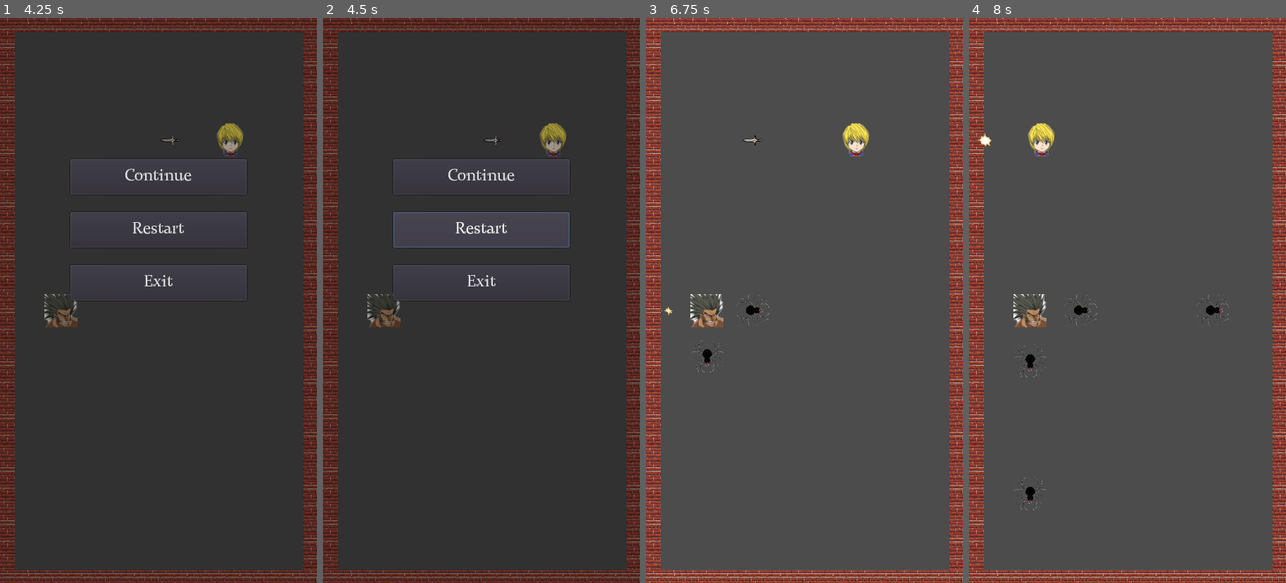
Above: before the commit, frames 1-4 (left to right).
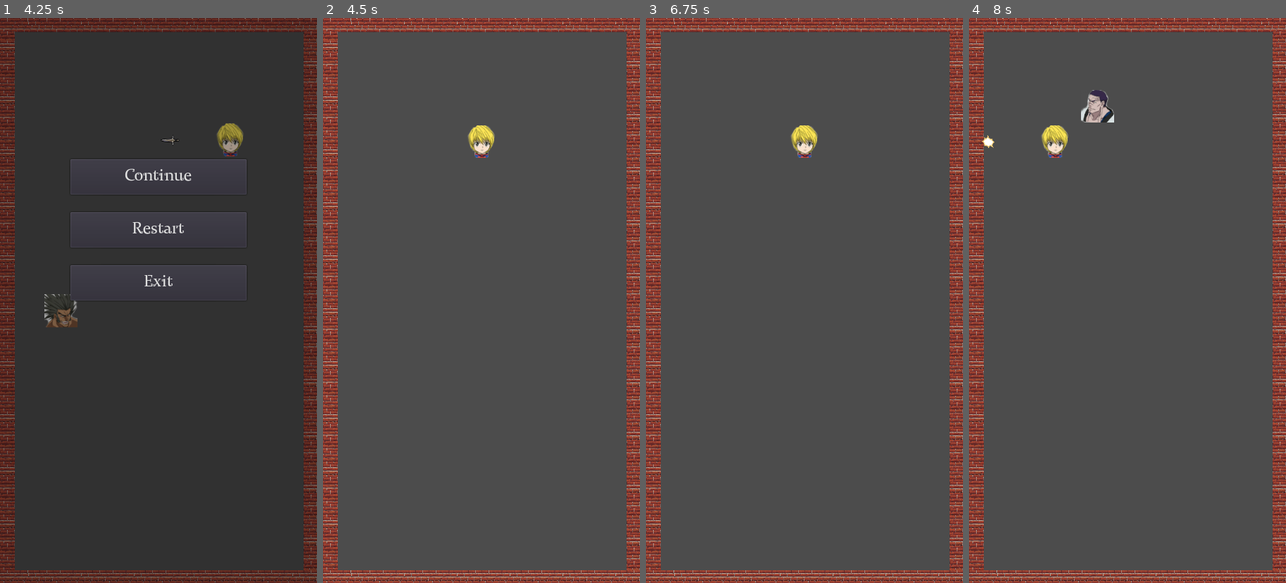
Above: after the commit, the same moments.

Repository: MarcoAntonioMendez/fanmade_kurapika_game
Game: Godot game, scene res://GameScene/GameScene.tscn
Two runs of this game, one before a commit and one after it. Both use one fixed random seed, a clock stepped at 60 frames per second and the inputs below. This scene is started directly instead of the project's main scene.
Inputs (mouse positions are in pixels of both pictures, inside the frame that each line leads up to):
- Up to frame 1 (4.25 s): tap Enter at 0.5 s; hold Right (ui_right) 0.53-1.28 s; tap Space (attack) every 0.75 s from 0.6 to 3.6 s; hold Down (ui_down) 1.28-2.03 s; hold Right (ui_right) 2.03-2.78 s; hold Up (ui_up) 2.78-3.53 s; hold Left (ui_left) from 3.53 s (still down); tap C (pause) at 4.15 s
- Up to frame 2 (4.5 s): release Left (ui_left) at 4.25 s; click "Restart" at 4.25 s
- Up to frame 3 (6.75 s): click (804, 232) at 5 s, where only the run before the commit has a clickable "Restart"; click (804, 232) at 5.75 s, where only the run before the commit has a clickable "Restart"; click (804, 176) at 6.5 s, where only the run before the commit has a clickable "Continue"
- Up to frame 4 (8 s): hold Left (ui_left) from 7.28 s (still down); tap Space (attack) at 7.35 s

Frame 1 is identical in both runs. In frame 2, 90% of the frame differs, in the area x 0-100%, y 0-100%; in frame 3, 1.3%; in frame 4, 1.7%.

Commit message:
Implemented RestartButton functionality.

Diff:
--- a/GameScene/GameScene.gd
+++ b/GameScene/GameScene.gd
@@ -16,6 +16,7 @@
 onready var elapsed_seconds = 0
 onready var first_phantom_troupe_member = false
 onready var random = RandomNumberGenerator.new()
+onready var pause_node = $CanvasLayer/Pause
 
 func _ready():
 	timer.set_wait_time(CHAR_APPEARANCE_WAIT_TIME)
@@ -60,3 +61,8 @@
 	timer.start()
 
 # When the button
+
+# When the restart button is pressed, the game restarts.
+func _on_RestartButton_pressed():
+	pause_node.pause_unpause_game()
+	get_tree().reload_current_scene()
--- a/GameScene/GameScene.tscn
+++ b/GameScene/GameScene.tscn
@@ -485,6 +485,9 @@
 margin_bottom = 416.0
 theme = SubResource( 4 )
 text = "Restart"
+__meta__ = {
+"_edit_use_anchors_": false
+}
 
 [node name="ExitButton" type="Button" parent="CanvasLayer/Pause"]
 margin_left = 128.0
@@ -495,3 +498,4 @@
 text = "Exit"
 [connection signal="timeout" from="Timer" to="." method="_on_Timer_timeout"]
 [connection signal="pressed" from="CanvasLayer/Pause/ContinueButton" to="CanvasLayer/Pause" method="_on_ContinueButton_pressed"]
+[connection signal="pressed" from="CanvasLayer/Pause/RestartButton" to="." method="_on_RestartButton_pressed"]
--- a/GameScene/Pause.gd
+++ b/GameScene/Pause.gd
@@ -1,13 +1,15 @@
 extends Control
+
+# This function is like a switch for pausing and unpausing the game
+func pause_unpause_game():
+	var new_pause_state = not get_tree().paused
+	get_tree().paused = new_pause_state
+	visible = new_pause_state
 
 func _input(event):
 	if event.is_action_pressed("pause"):
-		var new_pause_state = not get_tree().paused
-		get_tree().paused = new_pause_state
-		visible = new_pause_state
+		pause_unpause_game()
 
 # When user touches the ContinueButton, the game is unpaused.
 func _on_ContinueButton_pressed():
-	var new_pause_state = not get_tree().paused
-	get_tree().paused = new_pause_state
-	visible = new_pause_state
+	pause_unpause_game()
